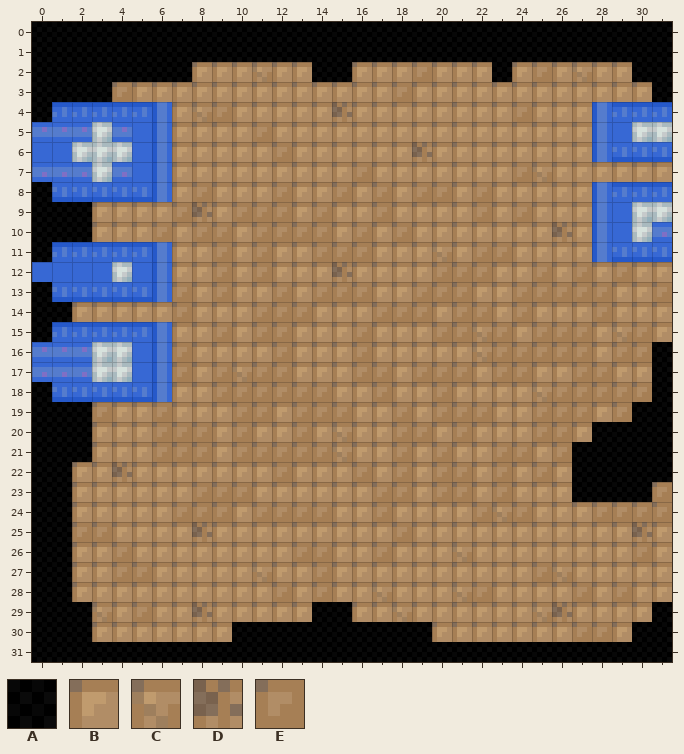
Tiled map (JSON): src/factorize.data/levels/test.json. This is how it looked before the edit.
Cells are 4x4 px. Shown: x 0..31, y 0..31.
Key: from "Tileset4": A 1, B 2, C 3, D 4, E 5.
_ is an empty cell, # one hidden under a higher layer.
Layers that did not change in this view are not listed.
Layer "Tiles" before, first column x 0:
 0 AAAAAAAAAAAAAAAAAAAAAAAAAAAAAAAA
 1 AAAAAAAAAAAAAAAAAAAAAAAAAAAAAAAA
 2 AAAAAAAABBBCBBAABBBEBBBABEBCBBAA
 3 AAAAEBBBBBBBBBBBBBEBBBBBBBBBBBBA
 4 A######BCEBBBBBDBBBBBBBBEBBB####
 5 #######BBBBEBBBBBBBBBBBBBBBB####
 6 #######BBBBBEBBBBBBDBBBBBBBB####
 7 #######BBBBBBBBBEBBBBBBBECBBBBBB
 8 A######BEBBBEBBEBEBEEBEBBBBB####
 9 AAABBBBEDBEEEBEBBEBBBBEBEBBB####
10 AAABBBEBEEBEEEEBEBEBBBBBBBDB####
11 A######BBEBEBBEEEBBBCBEEBBBB####
12 #######BBEBEBBBDBBBBEEEBBEBEBEBB
13 A######EBEBBEBEEEBBEEEBBEEEEEBBE
14 AABBBBBEBBBEEEBBBEEEBEEBEBBBEBBB
15 A######BBEBEEBBBEBBBEECEBEEEBCEB
16 #######EBBBBEBBBEBBBBBCEEEEEBEEA
17 #######EBECEEBBBEEBEEEBEEBBEEBBA
18 A######BBEEEEEEBBEBBEBBBBCEEEEEA
19 AAAEBBEBBBEEBEEEBBEBEEEBBEEEBEAA
20 AAABBBEEEBEBBEBCBBEEBEBBBEEBAAAA
21 AAABBBEEEBEEEEECBBEBEBBEEBEAAAAA
22 AABBDBBBBBBBEBBBEBEBEEBEBEBAAAAA
23 AABBBBBBEEEBBBBBBEEBEEBEBBBAAAAE
24 AABBBBBEEEBEEEEBBEBBBBECEBBBEEEE
25 AAEEBBBBDBBBBBBBBBEBBBBBBBBBBBDB
26 AABBEBBBBBBBBEEBBEBBBCBBBBBBBBEB
27 AABBEEBBBBBCBBEBBBBBBBBBBECBBBBB
28 AABBBBBBBBBBEBEBBCBBBCEBBBBEBEBB
29 AAACBEBBDBBBBBAABBCBBBBBBCDBBBBA
30 AAABBBBBBBAAAAAAAAAABBBBBBBEEBAA
31 AAAAAAAAAAAAAAAAAAAAAAAAAAAAAAAA
After:
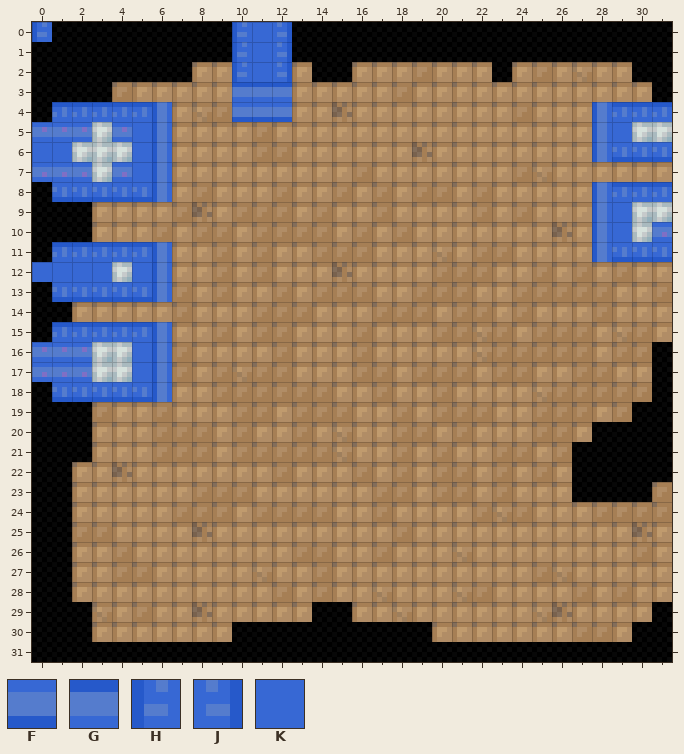
Further tiles: from "Tileset4": F 6 turned 270, G 6 turned 90, H 10 flipped on the diagonal, J 10 turned 90, K 12.
The edit:
Changed rows in their new state; . is an unchanged cell.
Layer "Tiles":
first column x 0:
 0 H.........HKJ
 1 ..........HKJ
 2 ..........HKJ
 3 ..........GGG
 4 ..........FFF
